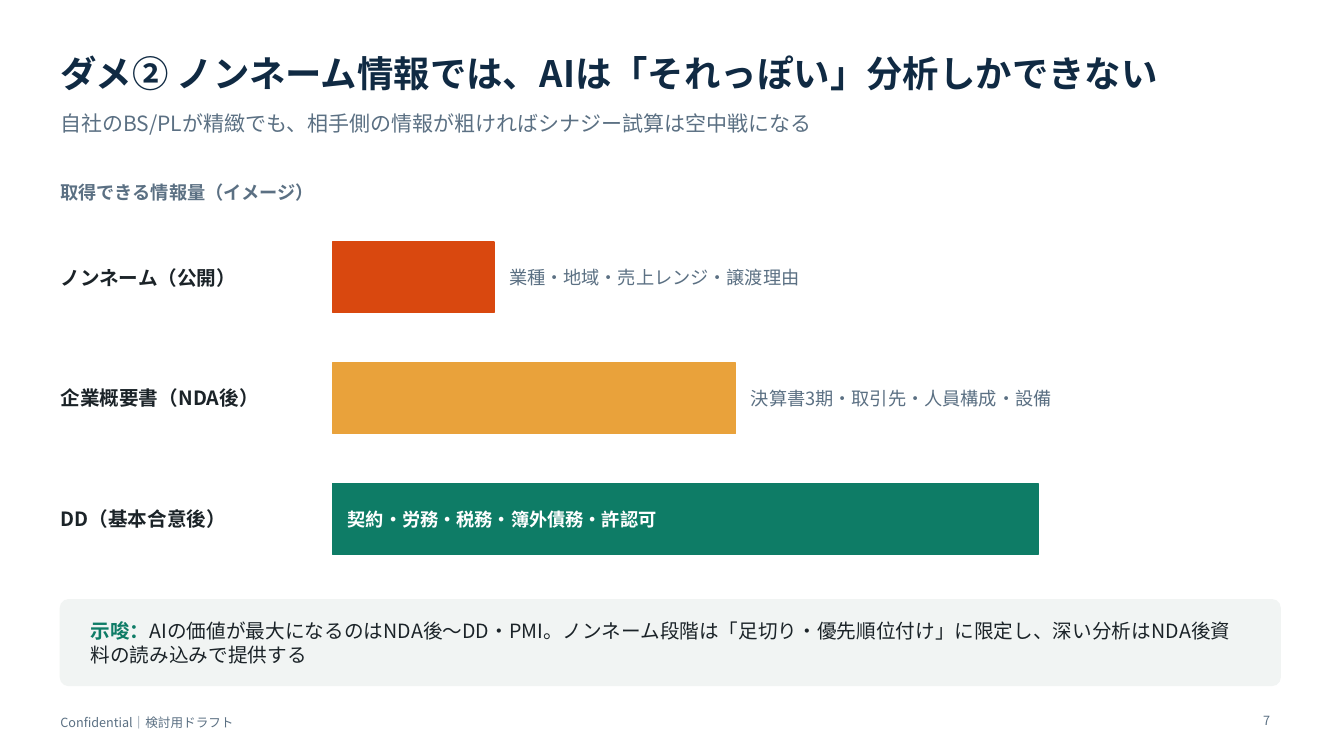
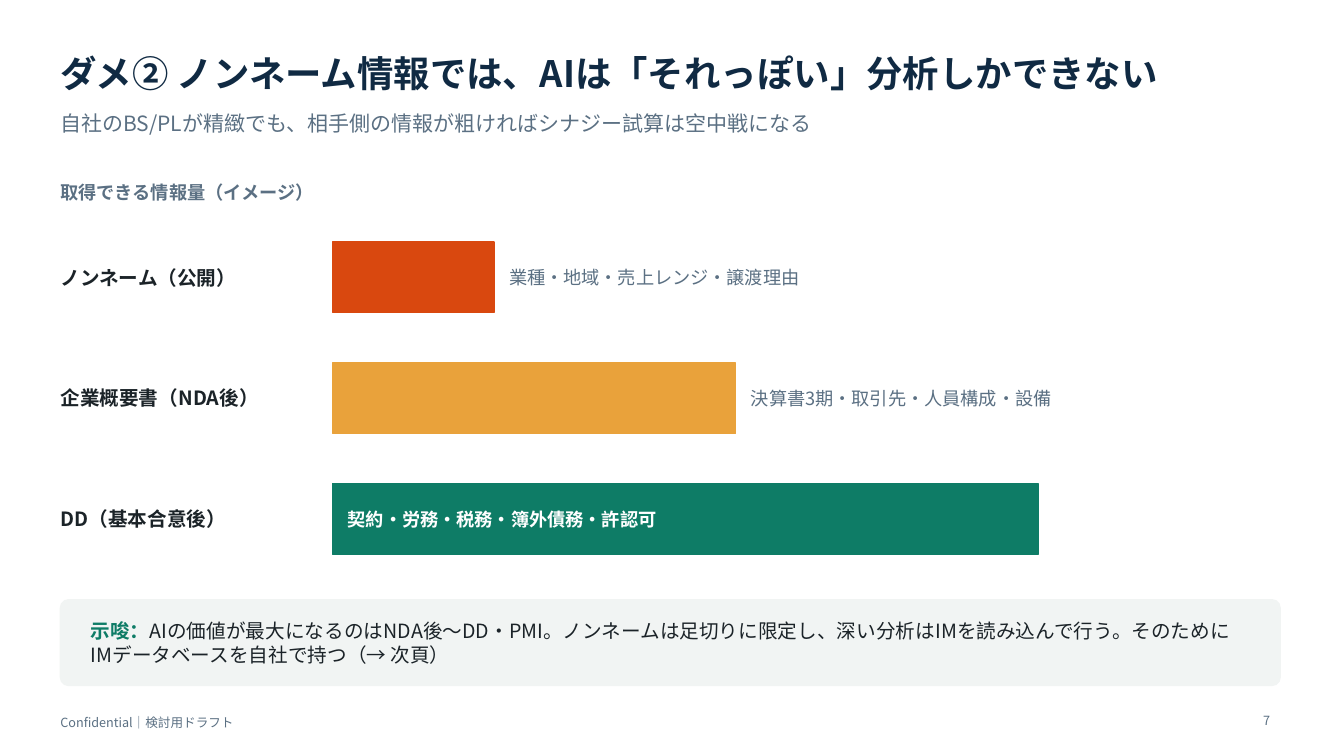
Before and after one commit to nakano-winebank/wine-auction, a slide deck: slide 7 of docs/business/AI_MA_新規事業_レビューと提案.pptx. Drawn at 1344x756 pixels with LibreOffice and Linux fonts; fonts in the diff are those of the drawing. Boxes give left, top, right and bottom in pixels: in the first picture for what was removed or moved away, otherwise in the second. Text is boxed around its words. In the diff, an @@ line names an element or a change of style, - is before the commit and + after.

```diff
--- a/docs/business/AI_MA_新規事業_レビューと提案.pptx
+++ b/docs/business/AI_MA_新規事業_レビューと提案.pptx
@@ text at bbox=[91, 621, 1230, 664]: text changed @@
-示唆：AIの価値が最大になるのはNDA後〜DD・PMI。ノンネーム段階は「足切り・優先順位付け」に限定し、深い分析はNDA後資料の読み込みで提供する
+示唆：AIの価値が最大になるのはNDA後〜DD・PMI。ノンネームは足切りに限定し、深い分析はIMを読み込んで行う。そのためにIMデータベースを自社で持つ（→ 次頁）
```
Also in this commit, not shown: 2 other slides changed, 1 slide added.
